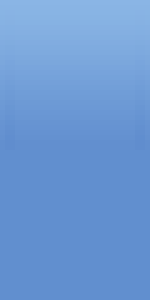
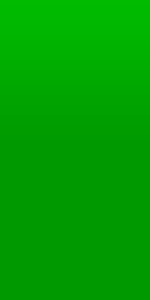
The second 150 x 300 image is a revision of the first. Changes to its layers:
added group "donate" with 2 layers above "normal" over bbox(0, 0, 150, 300)
added layer "Layer 4 copy" in group "donate" over bbox(0, 0, 150, 150)
added layer "Layer 0 copy" in group "donate" over bbox(0, 0, 150, 300)
added group "normal" with 2 layers over bbox(0, 0, 150, 300)
"Layer 4": opacity 40% → 100%, blend multiply → normal, moved it into group "normal", painted on it over bbox(0, 0, 150, 150)
removed layer "Layer 1" over bbox(0, 0, 150, 150)
removed layer "Background" over bbox(0, 0, 150, 300)
added layer "Layer 0" in group "normal" over bbox(0, 0, 150, 300)
